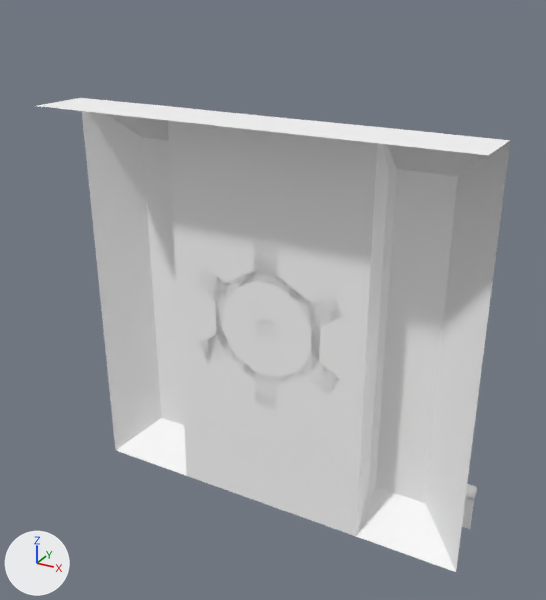
What one commit did to the FBX model Assets/Animations/Environment/01 - Plains/DungeonEntrance_1.fbx.
Camera for both pictures: a camera (50 mm lens) standing at (4.68, -9.03, 6.71) and looking at (0.11, -0.73, 2.56). The axes (+X, +Y, +Z) are drawn at lower left. The lights are the same throughout. Both versions are drawn at frame 71 of the action 'Open'; the numbers are the values there.

Names of what the first picture shows: 'Cog_Full_3x3_Mesh', 'Door_Mesh', 'Trapdoor_Mesh'.
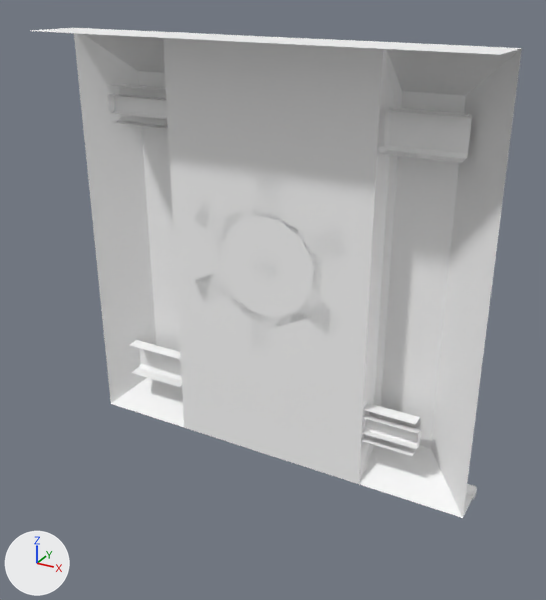
ob_locks is not drawn itself; it is the parent of ob_lock_bottom, ob_lock_top.

Edits to the bpy script that builds the scene:
```text
Add me_mesh_002_1:
    me_mesh_002_1.from_pydata(...)  # 16 vertices, 11 faces; spans x -50.0..50.0, y -25.0..25.0, z -12.5..12.5
    me_mesh_002_1.materials.append(mat_dungeonentrance_1_material)  # white #ffffff
Add me_mesh_007:
    me_mesh_007.from_pydata(...)  # 16 vertices, 11 faces; spans x -50.0..50.0, y -25.0..25.0, z -12.5..12.5
    me_mesh_007.materials.append(mat_dungeonentrance_1_material)  # white #ffffff
Add me_mesh_004_1:
    me_mesh_004_1.from_pydata(...)  # 16 vertices, 11 faces; spans x -50.0..50.0, y -25.0..25.0, z -12.5..12.5
    me_mesh_004_1.materials.append(mat_dungeonentrance_1_material)  # white #ffffff
Add me_mesh_005:
    me_mesh_005.from_pydata(...)  # 16 vertices, 11 faces; spans x -50.0..50.0, y -25.0..25.0, z -12.5..12.5
    me_mesh_005.materials.append(mat_dungeonentrance_1_material)  # white #ffffff
Change ob_cog_full_3x3_mesh:
    ob_cog_full_3x3_mesh.parent: ob_geometry -> ob_dungeonentrance_1
Change ob_lock_center_mesh:
    ob_lock_center_mesh.location: (-100.0, 0.0, -6.25) -> (-200.0, 0.0, -6.25)
Change ob_trapdoor_mesh:
    ob_trapdoor_mesh.rotation_euler: (1.571, 0.0, 0.0) -> (0.0, 0.0, 0.0)  # degrees (90, 0, 0) -> degrees (0, 0, 0)
    ob_trapdoor_mesh.parent: ob_geometry -> ob_dungeonentrance_1
    ob_trapdoor_mesh.location: (1300.0, -2.0, 10.75) -> (0.0000305, -2.0, 10.75)
Change ob_door_mesh:
    ob_door_mesh.parent: ob_geometry -> ob_dungeonentrance_1
    ob_door_mesh.location: (1300.0, 205.4, 47.49) -> (0.0, 299.0, 47.49)
Change ob_locks:
    ob_locks.location: (1300.0, 204.4, 72.49) -> (0.0, 298.0, 72.49)
Add ob_lock_left:
    ob_lock_left = bpy.data.objects.new('Lock_Left', me_mesh_002_1)
    ob_lock_left.parent = ob_lock_top
    ob_lock_left.location = (200.0, 0.0, -12.5)
Add ob_lock_right_001:
    ob_lock_right_001 = bpy.data.objects.new('Lock_Right.001', me_mesh_007)
    ob_lock_right_001.parent = ob_lock_bottom
    ob_lock_right_001.location = (-200.0, 0.0, -12.5)
Add ob_lock_right:
    ob_lock_right = bpy.data.objects.new('Lock_Right', me_mesh_004_1)
    ob_lock_right.parent = ob_lock_top
    ob_lock_right.location = (-200.0, 0.0, -12.5)
Add ob_lock_left_001:
    ob_lock_left_001 = bpy.data.objects.new('Lock_Left.001', me_mesh_005)
    ob_lock_left_001.parent = ob_lock_bottom
    ob_lock_left_001.location = (174.1, 0.0, -12.5)
```

Location of each change, [x1, y1, x2, y2] in pixels of the pictures (546 x 600 px):
'Door_Mesh', moved: before [37, 98, 510, 572]; after [31, 28, 522, 518]
'Lock_Left', added: after [377, 107, 472, 163]
'Cog_Full_3x3_Mesh', moved: before [197, 245, 343, 409]; after [194, 176, 346, 349]
'Lock_Right.001', added: after [130, 340, 182, 387]
'Lock_Center_Mesh', moved (not visible before): after [107, 94, 167, 120]
'Lock_Center_Mesh.001', moved (not visible before): after [362, 414, 421, 449]
'Lock_Left.001', added: after [361, 403, 421, 456]
'Lock_Right', added: after [107, 84, 168, 129]
'Trapdoor_Mesh', moved, turned: before [462, 484, 477, 529]; after [463, 484, 477, 517]
